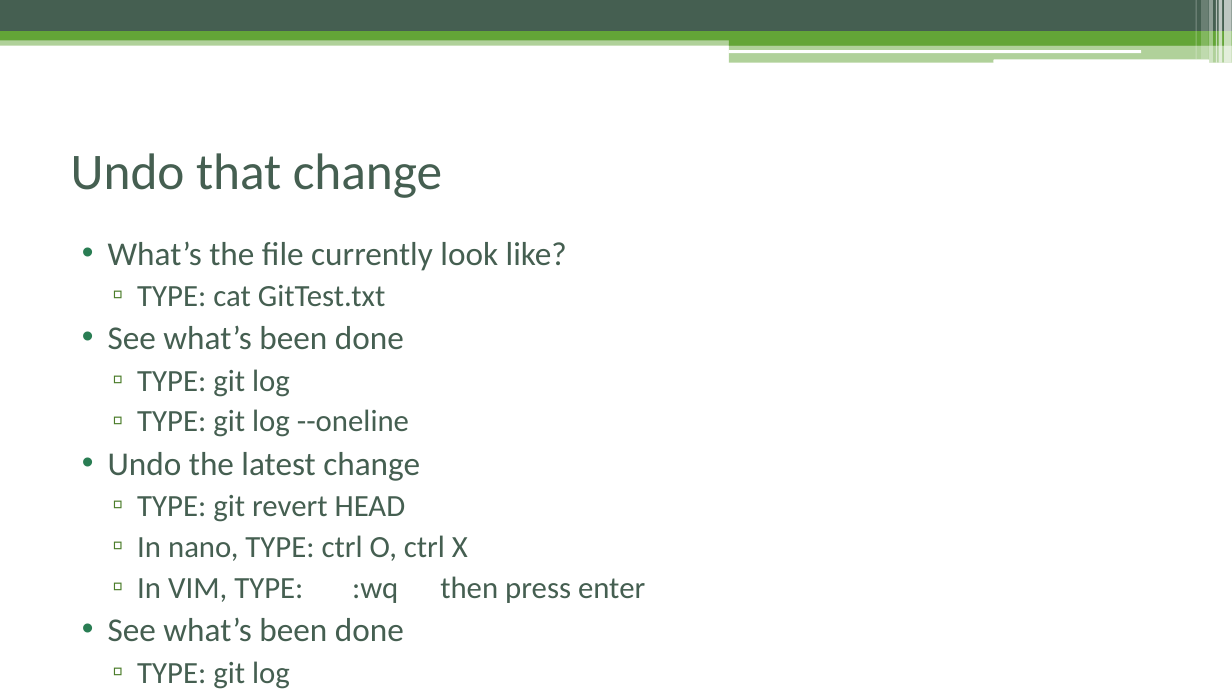
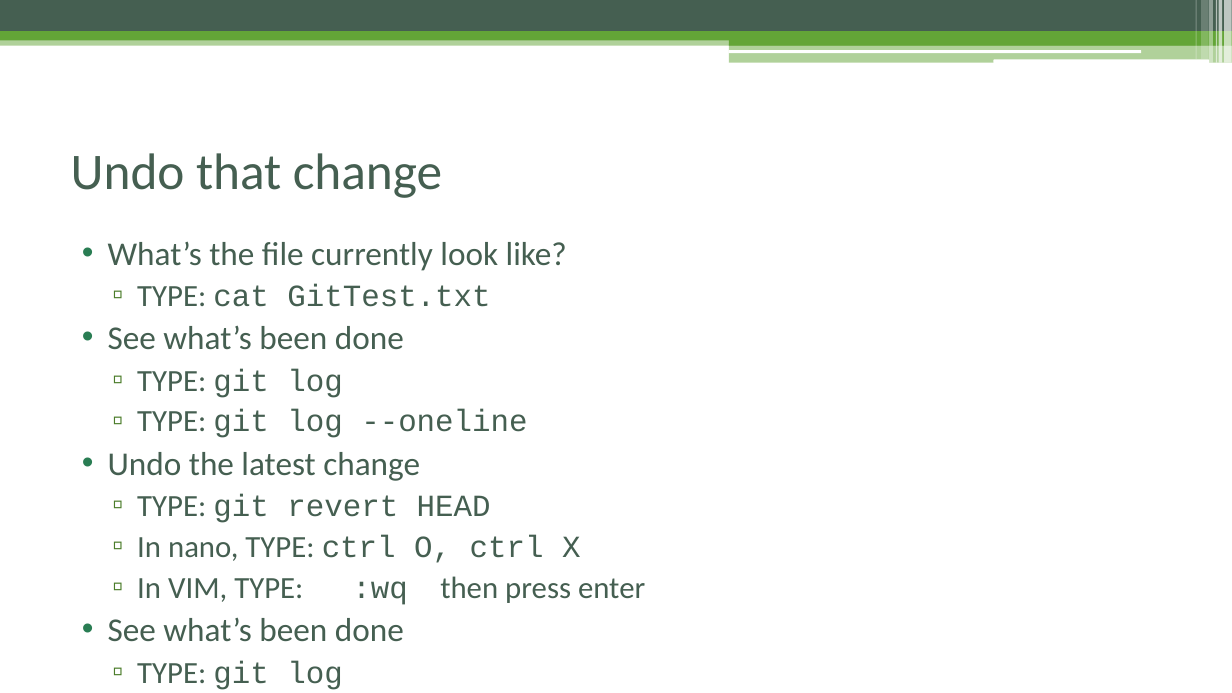
Before and after one commit to domagal9/git-tutorial, a slide deck: slide 15 of git_tutorial.pptx. Drawn at 1232x693 pixels with LibreOffice and Linux fonts; fonts in the diff are those of the drawing. Boxes give left, top, right and bottom in pixels: in the first picture for what was removed or moved away, otherwise in the second. Text is boxed around its words. In the diff, an @@ line names an element or a change of style, - is before the commit and + after.

Commit message:
Font Updates

```diff
--- a/git_tutorial.pptx
+++ b/git_tutorial.pptx
@@ text at [137,284,645,690]: font Calibri to Courier New in "cat GitTest.txt", "git log", "git log --oneline", "git revert HEAD" and 4 more places @@
```
Also in this commit, not shown: 9 other slides changed.
